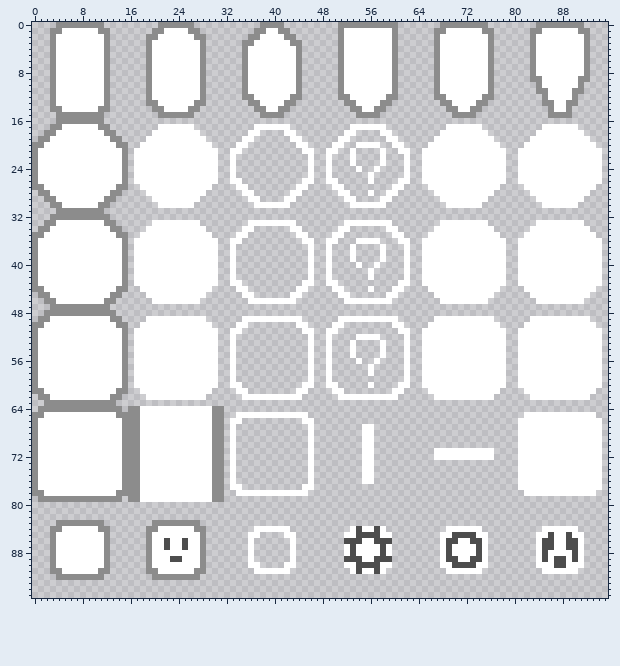
A pixel-art file gets an edit: Random Input Game Project/Assets/_Project/Art/skins_testing_project.ase. This is how it looked before the edit.
96x96 pixels, 1 frame.
New version:
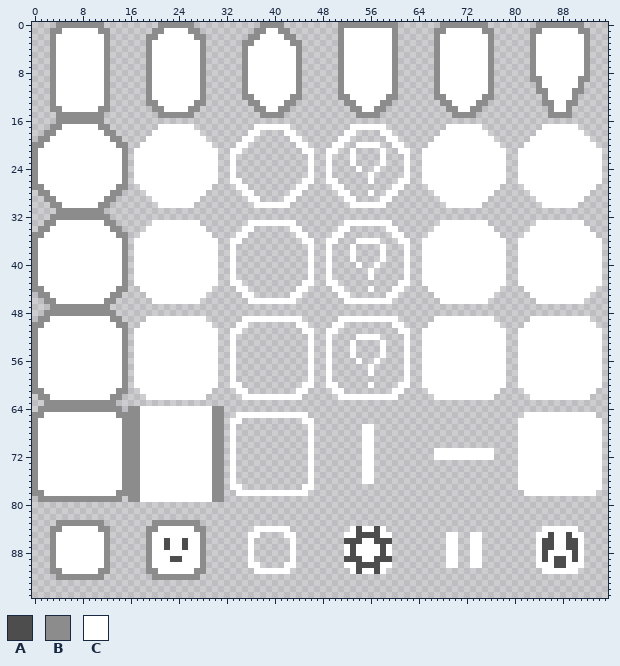
Palette (. is transparent): A #4d4d4d  B #8c8c8c  C #ffffff
Change:
{"y":84,"x":69,"old":"CCCCCC","new":"......"}
{"y":85,"x":68,"old":"C","new":"."}
{"y":85,"x":70,"old":"AAAA","new":"C..C"}
{"y":85,"x":75,"old":"C","new":"."}
{"y":86,"x":68,"old":"CAACCAAC","new":".CC..CC."}
{"y":87,"x":68,"old":"CA","new":".C"}
{"y":87,"x":71,"old":"CC","new":".."}
{"y":87,"x":74,"old":"AC","new":"C."}
{"y":88,"x":68,"old":"CA","new":".C"}
{"y":88,"x":71,"old":"CC","new":".."}
{"y":88,"x":74,"old":"AC","new":"C."}
{"y":89,"x":68,"old":"CAACCAAC","new":".CC..CC."}
{"y":90,"x":68,"old":"C","new":"."}
{"y":90,"x":70,"old":"AAAA","new":"C..C"}
{"y":90,"x":75,"old":"C","new":"."}
{"y":91,"x":69,"old":"CCCCCC","new":"......"}
{"label":"changed","picture_box":[440,526,488,574]}
